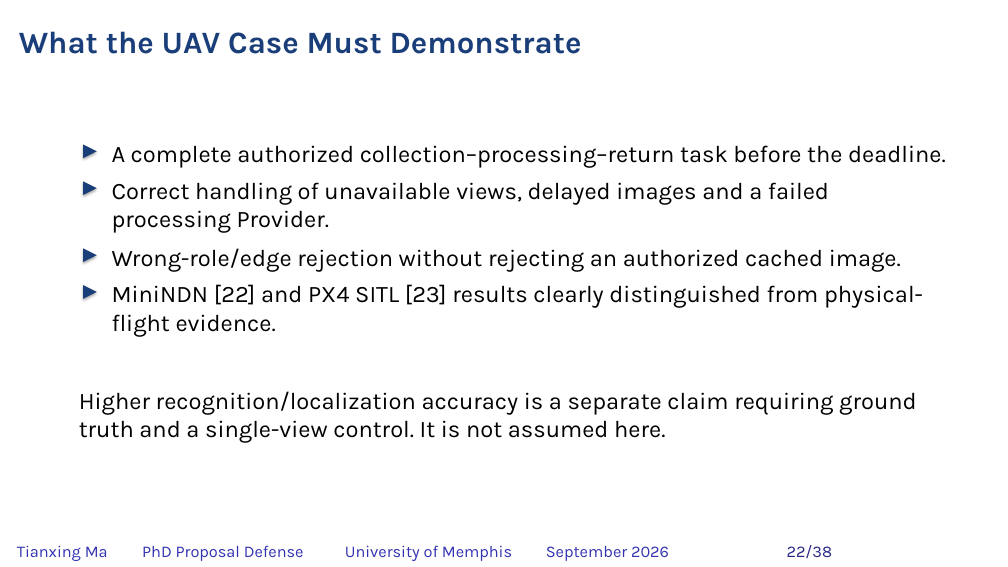
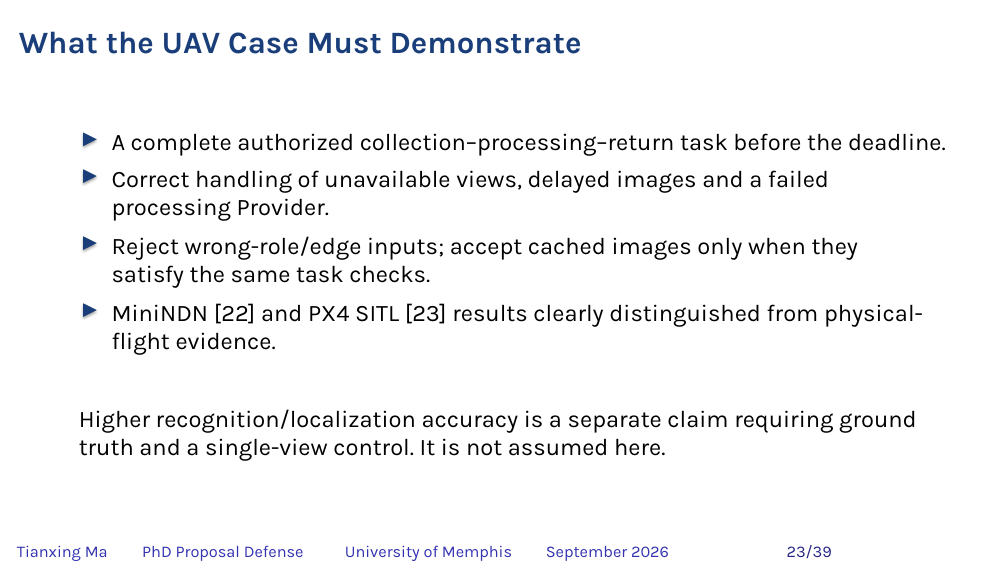
Before and after one commit to matianxing1992/NDN_Service_Framework, a slide deck: slide 23 of docs/PAPER/proposal-defense/slides/NDNSF_proposal_hybrid_editable.pptx (slide 22 before the commit). Drawn at 1008x567 pixels with LibreOffice and Linux fonts; fonts in the diff are those of the drawing; background and template pictures are left out. Boxes give left, top, right and bottom in pixels: in the first picture for what was removed or moved away, otherwise in the second. Text is boxed around its words. In the diff, an @@ line names an element or a change of style, - is before the commit and + after.

```diff
--- a/docs/PAPER/proposal-defense/slides/NDNSF_proposal_hybrid_editable.pptx
+++ b/docs/PAPER/proposal-defense/slides/NDNSF_proposal_hybrid_editable.pptx
@@ text "Correct handling of unavailable views, ...": place and size @@
-text "Correct handling of unavailable views, ..." at [112, 182, 829, 233]
+text "Correct handling of unavailable views, ..." at [112, 170, 829, 221]
@@ 3 triangles, 1 text: place and size @@
-3 triangles, 1 text at [83, 144, 946, 262]
+3 triangles, 1 text at [83, 132, 946, 250]
@@ text at [112, 236, 858, 288]: text changed @@
-Wrong-role/edge rejection without rejecting an authorized cached image.
+Reject wrong-role/edge inputs; accept cached images only when they satisfy the same task checks.
@@ text "MiniNDN [22] and PX4 SITL ...": place and size @@
-text "MiniNDN [22] and PX4 SITL ..." at [112, 284, 923, 337]
+text "MiniNDN [22] and PX4 SITL ..." at [112, 303, 923, 355]
@@ triangle: place and size @@
-triangle at [83, 285, 97, 299]
+triangle at [83, 303, 97, 317]
@@ text "Higher recognition/localization accuracy is a ...": place and size @@
-text "Higher recognition/localization accuracy is a ..." at [79, 391, 917, 443]
+text "Higher recognition/localization accuracy is a ..." at [79, 409, 917, 461]
@@ text at [787, 545, 832, 558]: text changed @@
-22/38
+23/39
```
Also in this commit, not shown: 36 other slides changed, 1 slide added, 25 other files.
